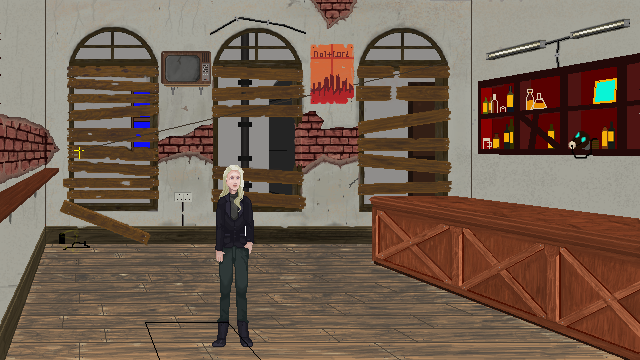
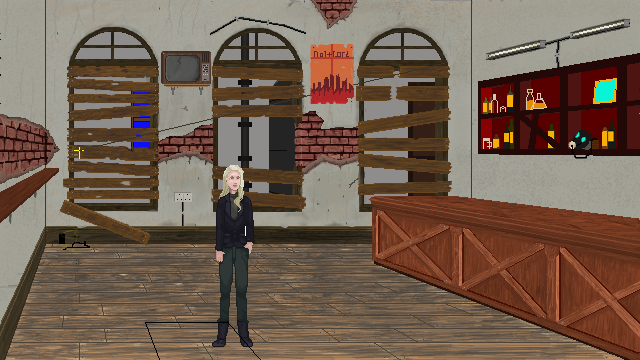
The second 640x360 image is a revision of the first. Changes to its layers:
painted on "flourescent light" over box(183, 130, 591, 215)
